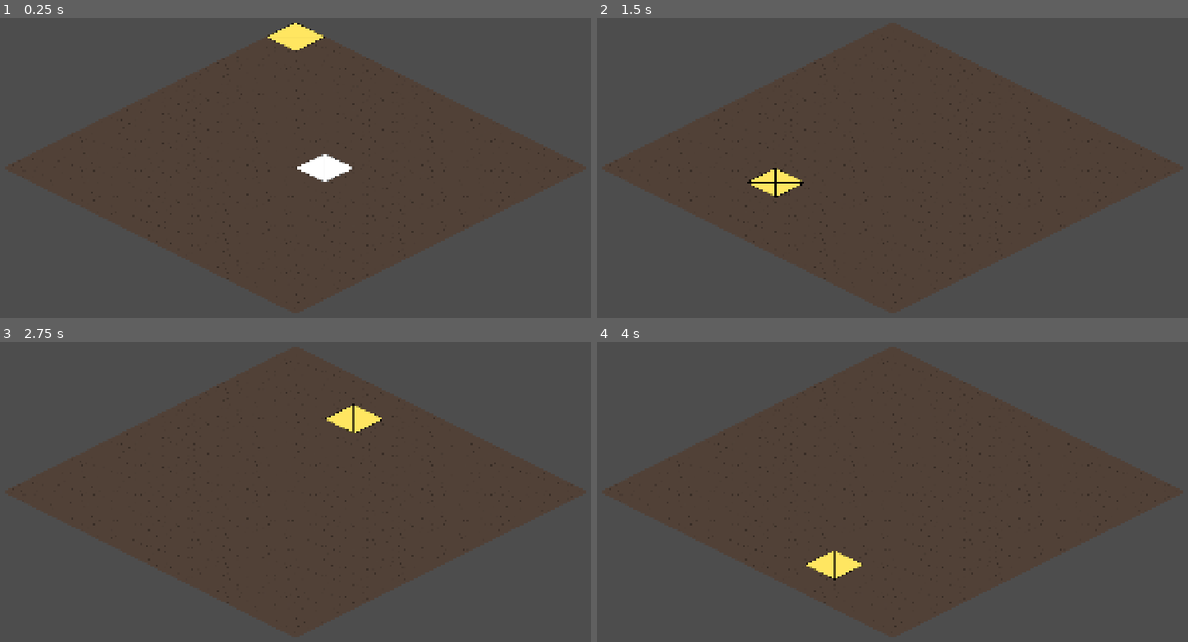
Above: before the commit, frames 1-4 (two rows, left to right).
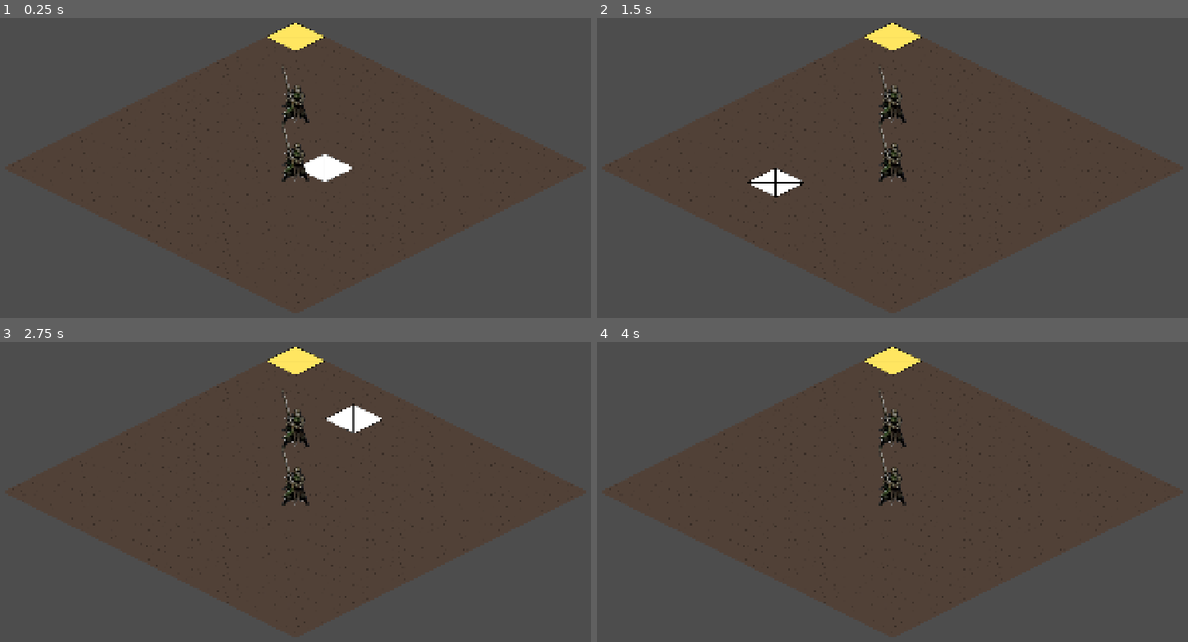
Above: after the commit, the same moments.

Repository: Nick-labs/TGS
Game: Godot game, scene res://scenes/map/Battle.tscn
Two runs of this game, one before a commit and one after it. Both use one fixed random seed, a clock stepped at 60 frames per second and the inputs below.
Inputs (mouse positions are in pixels of both pictures, inside the frame that each line leads up to):
- Up to frame 1 (0.25 s): no input
- Up to frame 2 (1.5 s): tap Enter at 0.5 s; move the mouse to (1034, 150) at 0.52 s; click (1034, 150) at 0.67 s; tap Space at 1.25 s; move the mouse to (762, 186) at 1.27 s; click (762, 186) at 1.42 s
- Up to frame 3 (2.75 s): tap Enter at 2 s; move the mouse to (360, 411) at 2.02 s; click (360, 411) at 2.17 s
- Up to frame 4 (4 s): tap Space at 2.75 s; move the mouse to (857, 567) at 2.77 s; click (857, 567) at 2.92 s; tap Enter at 3.5 s; move the mouse to (1087, 546) at 3.52 s; click (1087, 546) at 3.67 s

The runs differ from the first frame. In frame 1, 0.6% of the frame differs, in the area x 47-53%, y 16-55%; in frame 2, 1.5%; in frame 3, 1.6%; in frame 4, 1.6%, in the area x 35-55%, y 1-80%.

Commit message:
add test unit and unit system

Diff:
--- a/scenes/map/Battle.tscn
+++ b/scenes/map/Battle.tscn
@@ -3,8 +3,10 @@
 [ext_resource type="Script" uid="uid://ervttf2nj7n4" path="res://scripts/map/GridRoot.gd" id="1_lto8t"]
 [ext_resource type="PackedScene" uid="uid://dcgi0eoxebv0w" path="res://scenes/map/Grid.tscn" id="2_c8xc1"]
 [ext_resource type="Script" uid="uid://df4mx22ogi5nx" path="res://scripts/map/SelectionController.gd" id="3_c8xc1"]
-[ext_resource type="PackedScene" uid="uid://lbeout0pcxld" path="res://scenes/map/HoverHighlight.tscn" id="3_evht8"]
-[ext_resource type="PackedScene" uid="uid://brohs4kcrabqv" path="res://scenes/map/SelectedHighlight.tscn" id="4_42qa6"]
+[ext_resource type="PackedScene" path="res://scenes/map/HoverHighlight.tscn" id="3_evht8"]
+[ext_resource type="PackedScene" path="res://scenes/map/SelectedHighlight.tscn" id="4_42qa6"]
+[ext_resource type="PackedScene" uid="uid://dllgqhansefun" path="res://scenes/systems/UnitManager.tscn" id="5_37gw2"]
+[ext_resource type="PackedScene" uid="uid://drefvpa3kq01x" path="res://scenes/systems/BattleManager.tscn" id="7_yyk6v"]
 
 [node name="Battle" type="Node2D" unique_id=1435354891]
 
@@ -20,9 +22,18 @@
 
 [node name="SelectedHighlight" parent="GridRoot/Grid" unique_id=475252442 instance=ExtResource("4_42qa6")]
 
-[node name="SelectionController" type="Node2D" parent="GridRoot" unique_id=1843373962 node_paths=PackedStringArray("camera", "grid")]
+[node name="UnitManager" parent="GridRoot" unique_id=188568835 node_paths=PackedStringArray("grid") instance=ExtResource("5_37gw2")]
+grid = NodePath("../Grid")
+
+[node name="BattleManager" parent="GridRoot" unique_id=1336899352 node_paths=PackedStringArray("grid", "unit_manager") instance=ExtResource("7_yyk6v")]
+grid = NodePath("../Grid")
+unit_manager = NodePath("../UnitManager")
+
+[node name="SelectionController" type="Node2D" parent="GridRoot" unique_id=1843373962 node_paths=PackedStringArray("camera", "grid", "unit_manager", "battle_manager")]
 script = ExtResource("3_c8xc1")
 camera = NodePath("../../Camera2D")
 grid = NodePath("../Grid")
+unit_manager = NodePath("../UnitManager")
+battle_manager = NodePath("../BattleManager")
 
 [node name="Camera2D" type="Camera2D" parent="." unique_id=1004421333]
--- /dev/null
+++ b/scenes/systems/BattleManager.tscn
@@ -0,0 +1,6 @@
+[gd_scene format=3 uid="uid://drefvpa3kq01x"]
+
+[ext_resource type="Script" uid="uid://btnd25ypkbjqo" path="res://scripts/systems/BattleManager.gd" id="1_veuws"]
+
+[node name="BattleManager" type="Node" unique_id=1336899352]
+script = ExtResource("1_veuws")
--- /dev/null
+++ b/scenes/systems/UnitManager.tscn
@@ -0,0 +1,8 @@
+[gd_scene format=3 uid="uid://dllgqhansefun"]
+
+[ext_resource type="Script" uid="uid://djl0e41ycsgvx" path="res://scripts/systems/UnitManager.gd" id="1_pd6yv"]
+[ext_resource type="PackedScene" uid="uid://bjjdl7mbr7hbx" path="res://scenes/units/Unit.tscn" id="2_u4v2a"]
+
+[node name="UnitManager" type="Node" unique_id=188568835]
+script = ExtResource("1_pd6yv")
+unit_scene = ExtResource("2_u4v2a")
--- /dev/null
+++ b/scenes/units/Unit.tscn
@@ -0,0 +1,13 @@
+[gd_scene format=3 uid="uid://bjjdl7mbr7hbx"]
+
+[ext_resource type="Script" uid="uid://bvr76gmiq4643" path="res://scripts/units/Unit.gd" id="1_e3b5r"]
+[ext_resource type="Texture2D" uid="uid://qk2jan01ound" path="res://assets/sprites/units/TestUnit.png" id="2_gocqw"]
+
+[node name="Unit" type="Node2D" unique_id=2057550720]
+script = ExtResource("1_e3b5r")
+
+[node name="Visual" type="Node2D" parent="." unique_id=1910740710]
+
+[node name="Sprite2D" type="Sprite2D" parent="Visual" unique_id=232849256]
+z_index = 4096
+texture = ExtResource("2_gocqw")
--- a/scripts/map/SelectionController.gd
+++ b/scripts/map/SelectionController.gd
@@ -3,6 +3,8 @@
 
 @export var camera: Camera2D
 @export var grid: Grid
+@export var unit_manager: UnitManager
+@export var battle_manager: BattleManager
 
 var hovered_cell: Vector2i = Vector2i(-1, -1)
 var selected_cell: Vector2i = Vector2i(-1, -1)
@@ -38,7 +40,4 @@
 	if not grid.is_in_bounds(hovered_cell):
 		return
 
-	selected_cell = hovered_cell
-	grid.show_selected(selected_cell)
-
-	print("Selected:", selected_cell)
+	battle_manager.select_at(hovered_cell)
--- /dev/null
+++ b/scripts/systems/BattleManager.gd
@@ -0,0 +1,23 @@
+extends Node
+class_name BattleManager
+
+@export var grid: Grid
+@export var unit_manager: UnitManager
+
+var selected_unit: Unit = null
+
+func select_at(cell: Vector2i):
+	var unit = unit_manager.get_unit_at(cell)
+
+	if unit != null:
+		selected_unit = unit
+		print("Selected unit:", cell)
+	else:
+		if selected_unit != null:
+			move_selected_to(cell)
+
+func move_selected_to(cell: Vector2i):
+	if selected_unit == null:
+		return
+
+	unit_manager.move_unit(selected_unit, cell)
--- /dev/null
+++ b/scripts/systems/UnitManager.gd
@@ -0,0 +1,48 @@
+extends Node
+class_name UnitManager
+
+@export var grid: Grid
+@export var unit_scene: PackedScene
+
+var units: Array = []
+var occupied: Dictionary = {} # cell → unit
+
+func _ready():
+	spawn_unit(Vector2i(3, 3))
+	spawn_unit(Vector2i(5, 5))
+
+func is_occupied(cell: Vector2i) -> bool:
+	return occupied.has(cell)
+
+func get_unit_at(cell: Vector2i) -> Unit:
+	return occupied.get(cell, null)
+
+func spawn_unit(cell: Vector2i) -> void:
+	if not grid.is_in_bounds(cell):
+		return
+
+	if occupied.has(cell):
+		return
+
+	var unit := unit_scene.instantiate()
+
+	unit.grid = grid
+	unit.set_cell(cell)
+
+	add_child(unit)
+
+	units.append(unit)
+	occupied[cell] = unit
+
+func move_unit(unit: Unit, target_cell: Vector2i):
+	if not grid.is_in_bounds(target_cell):
+		return
+
+	if occupied.has(target_cell):
+		return
+
+	occupied.erase(unit.cell)
+
+	unit.set_cell(target_cell)
+
+	occupied[target_cell] = unit
--- /dev/null
+++ b/scripts/units/Unit.gd
@@ -0,0 +1,31 @@
+extends Node2D
+class_name Unit
+
+var grid: Grid
+var cell: Vector2i
+
+func _ready():
+	auto_adjust_visual()
+
+func set_cell(new_cell: Vector2i):
+	cell = new_cell
+
+	update_position()
+
+func update_position():
+	if grid == null:
+		return
+
+	var tile := grid.get_tile(cell)
+	if tile == null:
+		return
+
+	position = tile.position
+
+func auto_adjust_visual():
+	var sprite := $Visual/Sprite2D
+	if sprite.texture == null:
+		return
+
+	var height = sprite.texture.get_size().y
+	$Visual.position.y = -height / 2.0
Binary file added: assets/sprites/units/TestUnit.png
